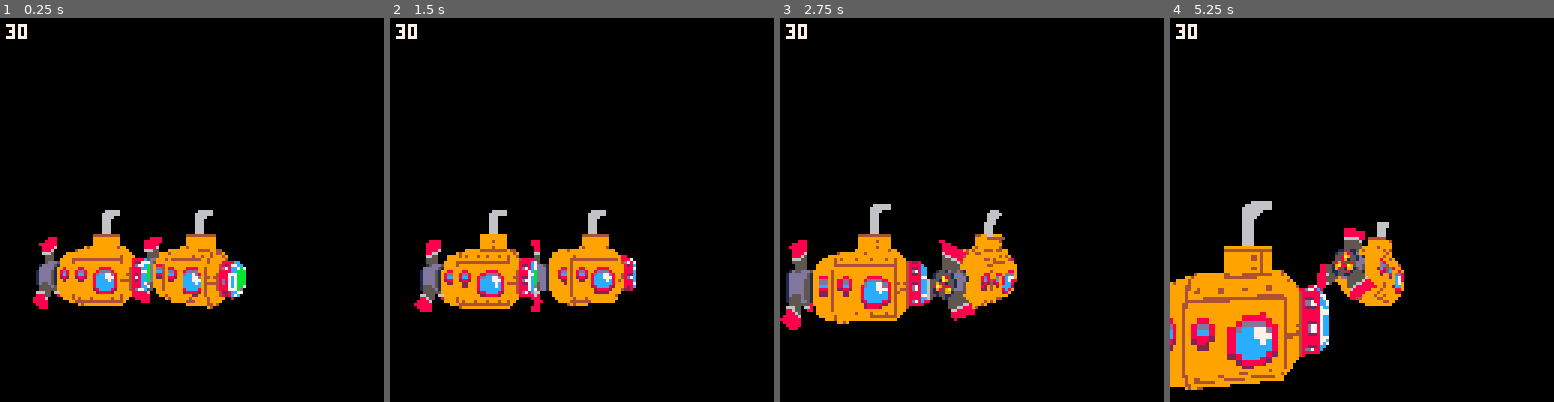
Above: before the commit, frames 1-4 (left to right).
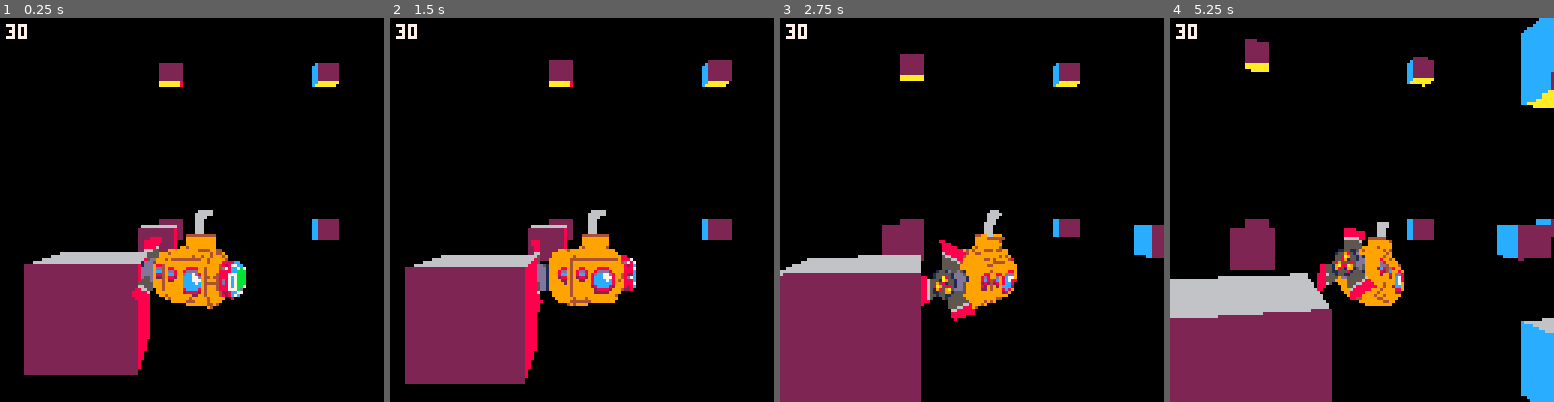
Above: after the commit, the same moments.

Repository: nikolawhallon/torpedopanic
Game: PICO-8 cartridge torpedopanic.p8
The game is run twice, just before and just after one commit, with the same random seed, the same clock (stepped at 60 frames per second) and the same inputs.
Inputs:
- Up to frame 1 (0.25 s): no input
- Up to frame 2 (1.5 s): tap O (Z key) at 0.7 s
- Up to frame 3 (2.75 s): hold Right 1.6-2.1 s; tap O (Z key) at 1.7, 2.1, 2.5 s; hold Up 2.15-2.42 s; hold Right from 2.47 s (still down)
- Up to frame 4 (5.25 s): tap O (Z key) every 0.4 s from 2.9 to 4.9 s; release Right at 3.03 s; hold Left 3.08-3.58 s; hold Down 3.63-3.97 s; hold Right 4.02-4.68 s; hold Up 4.73-5.03 s; hold Left from 5.08 s (still down)

The runs differ from the first frame. In frame 1, 13% of the frame differs, in the area x 6-89%, y 11-93%; in frame 2, 14%; in frame 3, 17%; in frame 4, 22%, in the area x 0-100%, y 0-100%.

Commit message:
added some test cubes

Diff:
--- a/torpedopanic.p8
+++ b/torpedopanic.p8
@@ -8,6 +8,8 @@
 #include poly.lua
 #include chunky_tank.p8l
 #include submarine.p8l
+#include cube.p8l
+#include monolith.p8l
 
 -- globals
 local _dithers,_camera,_player,_torpedos={}
@@ -427,10 +429,22 @@
  _player=make_player(5,0,0)
  _torpedos={}
  for x=0,2 do
-  for z=0,0 do
-   add(_torpedos, make_pcad({x*20,0,z*20},submarine))
-  end
- end
+  for z=0,2 do
+   for y=0,2 do
+    add(_torpedos, make_pcad({x*40,y*40,z*40},cube))
+   end
+  end
+ end
+
+ local s=400
+ add(_torpedos, make_pcad({s,-s/2,-s},monolith))
+ add(_torpedos, make_pcad({s,-s/2,s},monolith))
+ add(_torpedos, make_pcad({s,s/2,-s},monolith))
+ add(_torpedos, make_pcad({s,s/2,s},monolith))
+ add(_torpedos, make_pcad({-s,-s/2,s},monolith))
+ add(_torpedos, make_pcad({-s,-s/2,-s},monolith))
+ add(_torpedos, make_pcad({-s,s/2,s},monolith))
+ add(_torpedos, make_pcad({-s,s/2,-s},monolith))
 end
 
 function _update()
Not shown, added: cube.p8l
Not shown, added: monolith.p8l
